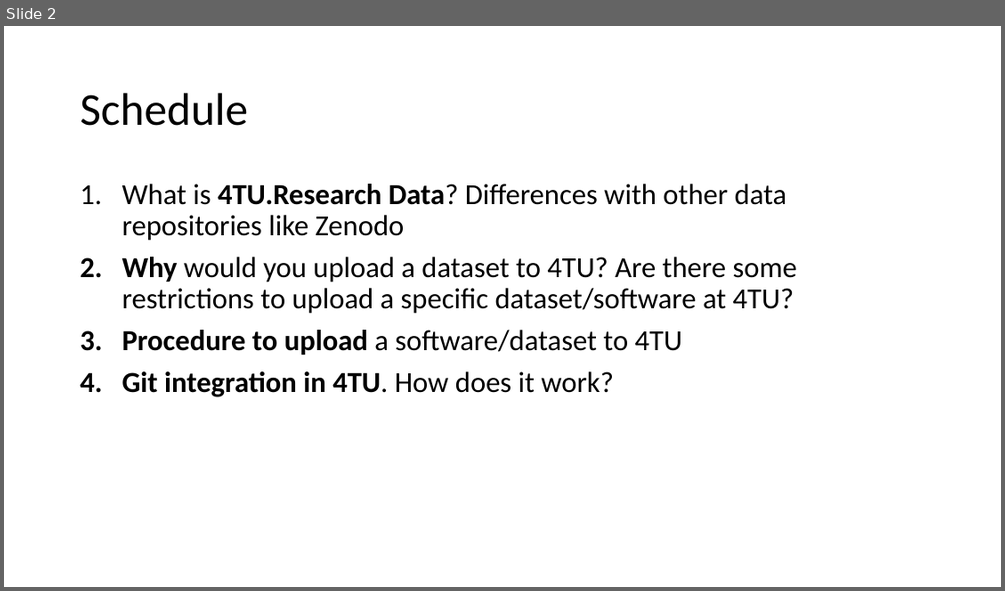
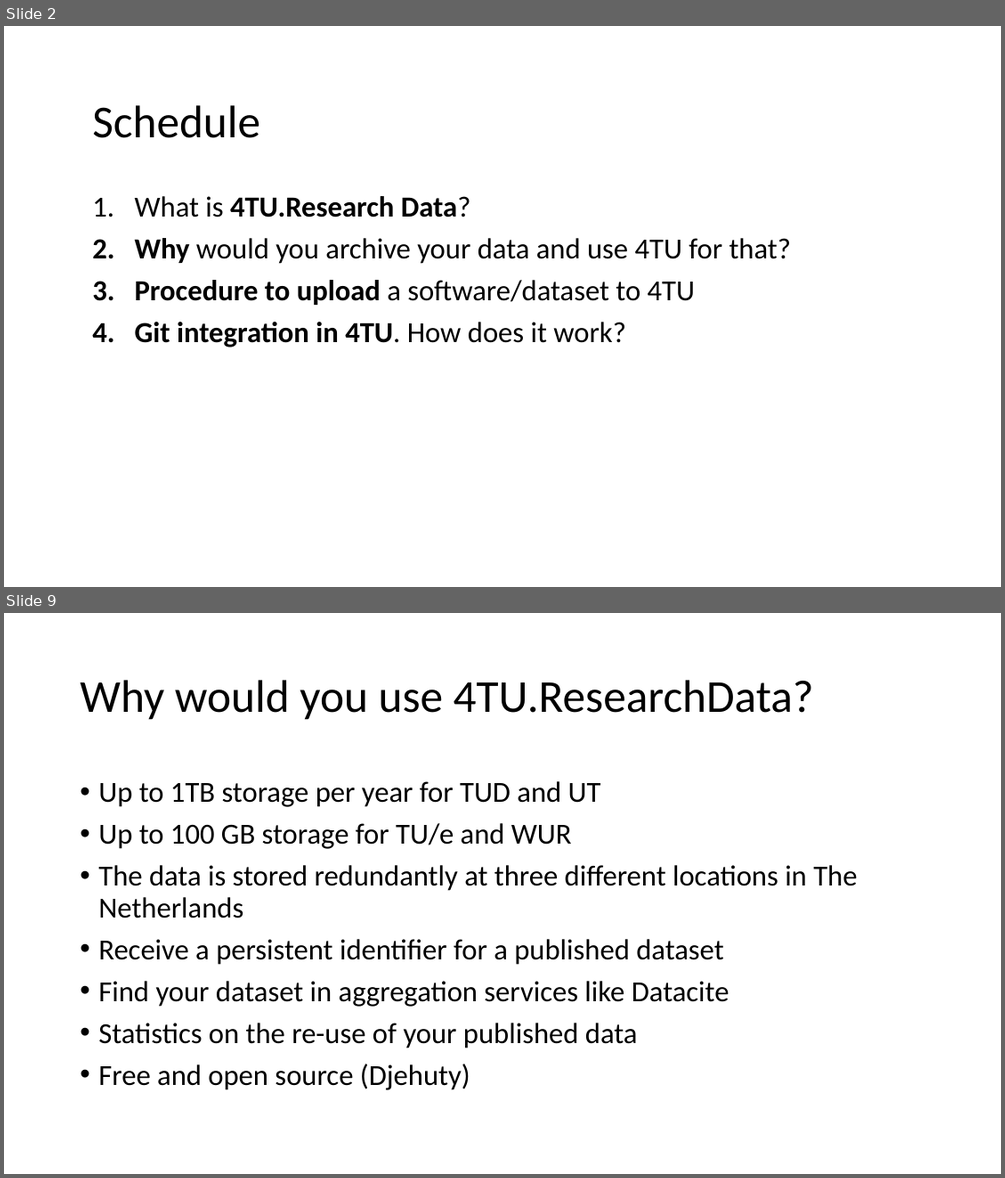
Before and after one commit to leilaicruz/Git4TUmembers_lesson, a slide deck: Get to know 4TU (day 2).pptx. Shown one above the other, each under a label of ours: slide 2 before the commit, slides 2 and 9 after it; the slides between them are not shown. The pictures are 1005x591 and 1005x1178 pixels, drawn with LibreOffice and Linux fonts; fonts in the diff are those of the drawing; background and template pictures are left out. Boxes give left, top, right and bottom in pixels: in the first picture for what was removed or moved away, otherwise in the second. Text is boxed around its words. In the diff, an @@ line names an element or a change of style, - is before the commit and + after.

```diff
--- a/Get to know 4TU (day 2).pptx
+++ b/Get to know 4TU (day 2).pptx
@@ slide 9 added at box(4, 613, 1001, 1174), background #FFFFFF @@
@@ title added at box(80, 680, 814, 720), 44 pt, text #000000 @@
+Why would you use 4TU.ResearchData?
@@ text added at box(98, 781, 857, 1090), 28 pt, text #000000 @@
+• Up to 1TB storage per year for TUD and UT
+• Up to 100 GB storage for TU/e and WUR
+• The data is stored redundantly at three different locations in The Netherlands
+• Receive a persistent identifier for a published dataset
+• Find your dataset in aggregation services like Datacite
+• Statistics on the re-use of your published data
+• Free and open source (Djehuty)
@@ slide 2 changed as well @@
@@ text "Schedule": place and size @@
-text "Schedule" at box(80, 93, 248, 126)
+text "Schedule" at box(92, 105, 260, 138)
@@ text "What is 4TU.Research Data?": place and size @@
-text "What is 4TU.Research Data?" at box(122, 184, 797, 397)
+text "What is 4TU.Research Data?" at box(135, 196, 791, 347)
@@ text at box(135, 196, 791, 264): text changed @@
-1. What is 4TU.Research Data? Differences with other data repositories like Zenodo
-2. Why would you upload a dataset to 4TU? Are there some restrictions to upload a specific dataset/software at 4TU?
+1. What is 4TU.Research Data?
+2. Why would you archive your data and use 4TU for that?
```
Also in this commit, not shown: 2 other slides changed, 15 other slides added, 2 slides removed, 19 other files.
